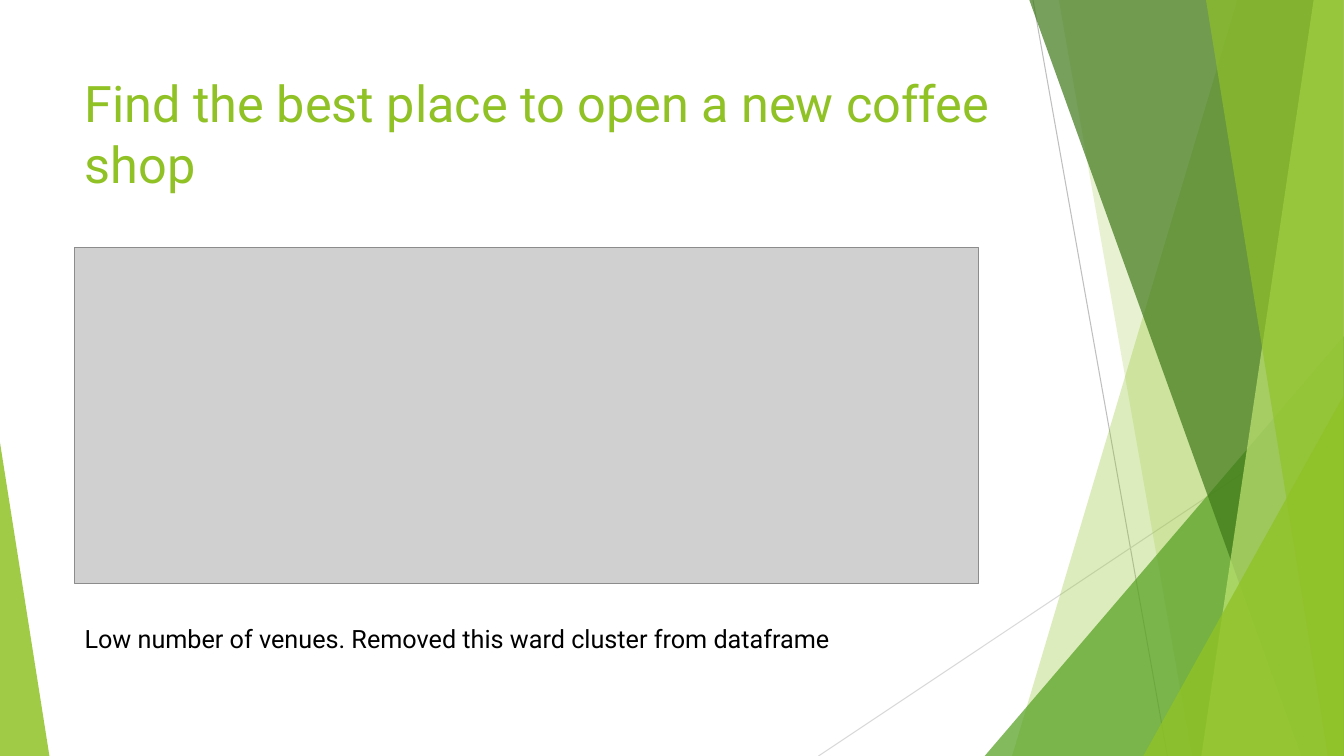
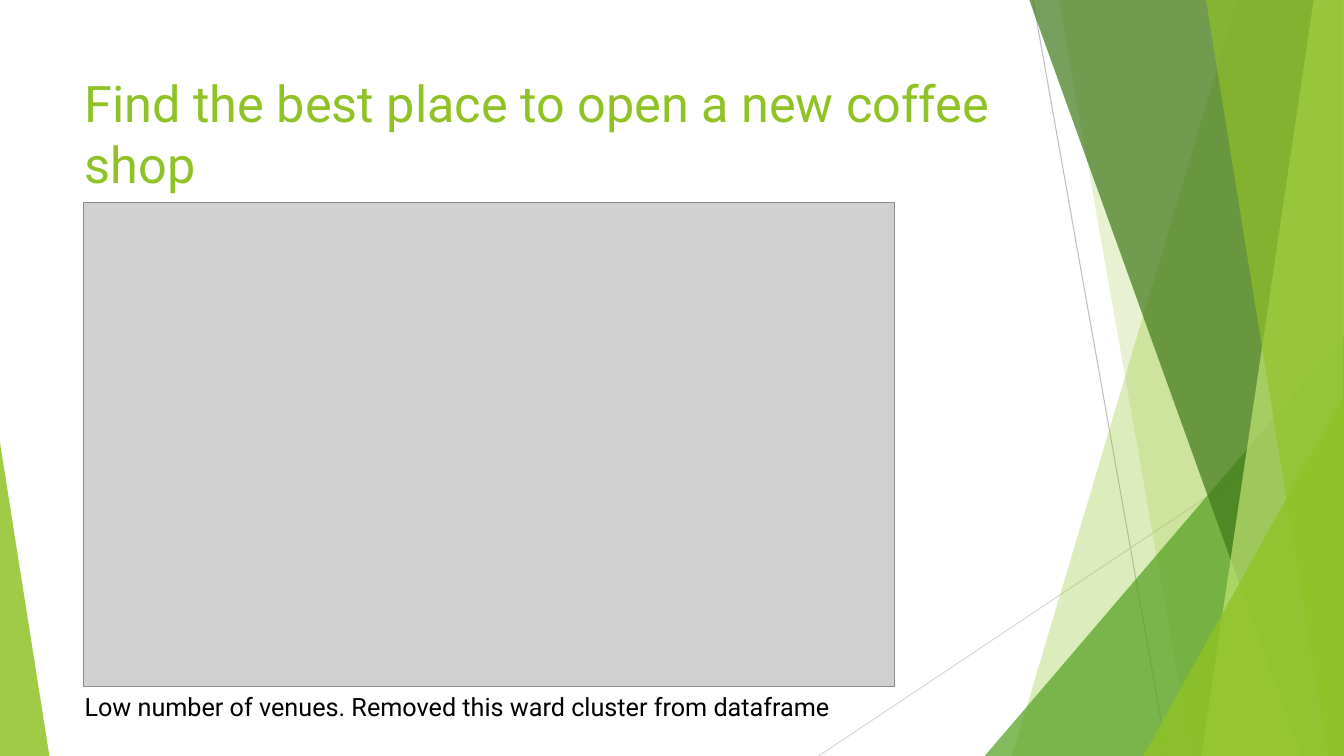
Before and after one commit to giahuy9751990/Coursera_Capstone, a slide deck: slide 8 of Presentation.pptx. Drawn at 1344x756 pixels with LibreOffice and Linux fonts; fonts in the diff are those of the drawing; grey boxes stand for pictures. Boxes give left, top, right and bottom in pixels: in the first picture for what was removed or moved away, otherwise in the second. Text is boxed around its words. In the diff, an @@ line names an element or a change of style, - is before the commit and + after.

```diff
--- a/Presentation.pptx
+++ b/Presentation.pptx
@@ picture: place and size @@
-picture at (75,247,979,584)
+picture at (84,203,894,687)
@@ text "Low number of venues. Removed ...": place and size @@
-text "Low number of venues. Removed ..." at (85,629,830,649)
+text "Low number of venues. Removed ..." at (85,697,830,717)
```
Also in this commit, not shown: 2 other slides changed, 9 other files.
